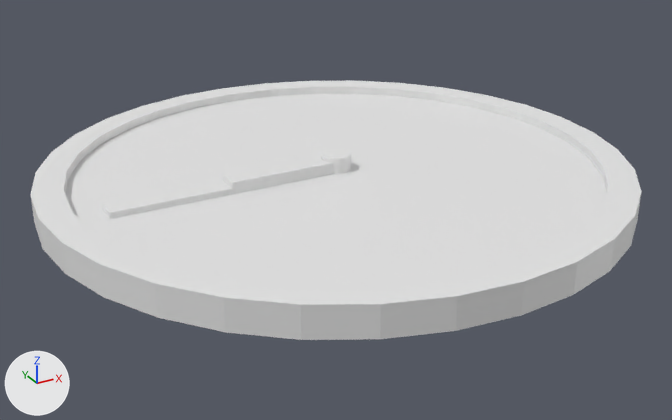
A saved change to the FBX model DeeperAndDeeper/Assets/AssetsDeeperAndDeeper/Art/Models/FBX/clock.fbx.
Both versions are drawn from a camera (50 mm lens) standing at (-1.44, -2.619, 1.225) and looking at (-0.026, -0.047, -0.061). The lights are fixed; the arrows at lower left show +X, +Y and +Z. Where no turn or scale is listed for an object, it has been applied to the vertices.

The first picture shows 'Armature', 'Hour', 'Minute'.
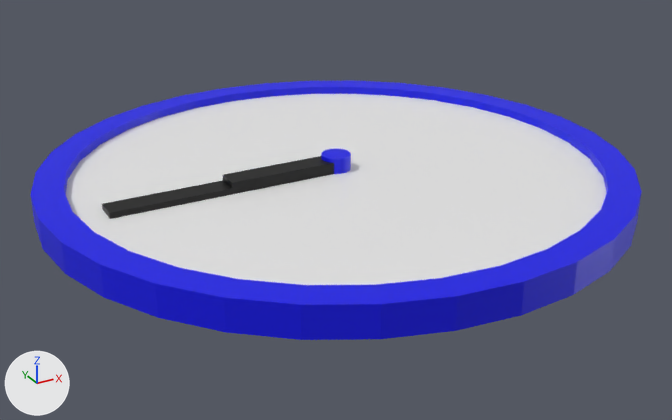
Where the newer file only moved an object's origin or applied its transform, the numbers keep the older frame.

Location of each change, (x1, y1, x2, y2) in pixels of the pictures (672 x 420 px):
```json
{"object": "Minute", "change": "recoloured", "before": [102, 169, 334, 219], "after": [102, 169, 334, 219], "on screen": "white to black"}
{"object": "Hour", "change": "recoloured", "before": [223, 156, 334, 189], "after": [223, 156, 334, 189], "on screen": "white to black"}
{"part": 1, "of": "me_circle", "change": "recoloured", "before": [30, 81, 641, 340], "after": [30, 81, 641, 340], "on screen": "white to blue"}
```

The change, as JSON lines over the scene's bpy script:
```json
{"op": "add", "block": "mat_needle", "code": ["mat_needle = principled_material('Needle')", "mat_needle.base_color = (0.0, 0.0, 0.0)  # black #000000"]}
{"op": "add", "block": "mat_armature", "code": ["mat_armature = principled_material('Armature')", "mat_armature.base_color = (0.0, 0.000737, 0.8)  # blue #0002e7"]}
{"op": "add", "block": "mat_interior", "code": ["mat_interior = principled_material('Interior')", "mat_interior.base_color = (0.8, 0.8, 0.8)  # white #e7e7e7"]}
{"block": "me_cube_002", "where": "me_cube_002.from_pydata(...)  # 8 vertices, 6 faces; spans x -0.2..0.2, y -0.04..0.04, z -0.01..0.01"}
{"op": "add", "block": "me_cube_002", "code": "me_cube_002.materials.append(mat_needle)  # black #000000"}
{"block": "me_circle", "where": "# used by ob_armature; location = (0.0, 0.0, 0.0)"}
{"op": "remove", "block": "me_circle", "code": "me_circle.from_pydata(...)  # 192 vertices, 132 faces; spans x -1.0..1.0, y -1.0..1.0, z 0.0..0.12"}
{"op": "add", "block": "me_circle", "code": "me_circle.from_pydata(...)  # 192 vertices, 132 faces; spans x -1.0..1.0, y -1.0..1.0, z 0.0..0.13"}
{"block": "me_circle", "change": "me_circle part 1: 131 of the faces centred in x -0.99..0.99, y -0.99..0.99, z 0.0..0.12 switch from no material to mat_armature (blue #0002e7)"}
{"op": "add", "block": "me_circle", "code": "me_circle.materials.append(mat_interior)  # white #e7e7e7"}
{"block": "me_cube_001", "where": "me_cube_001.from_pydata(...)  # 8 vertices, 6 faces; spans x -0.4..0.4, y -0.04..0.04, z -0.01..0.01"}
{"op": "add", "block": "me_cube_001", "code": "me_cube_001.materials.append(mat_needle)  # black #000000"}
```
